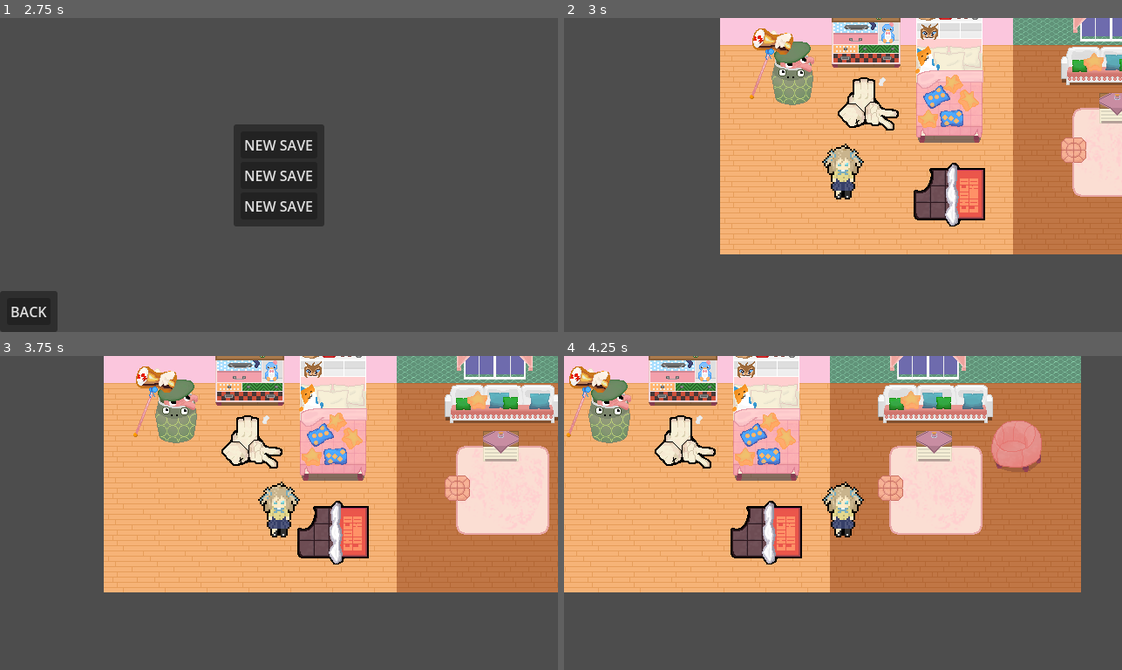
Above: before the commit, frames 1-4 (two rows, left to right).
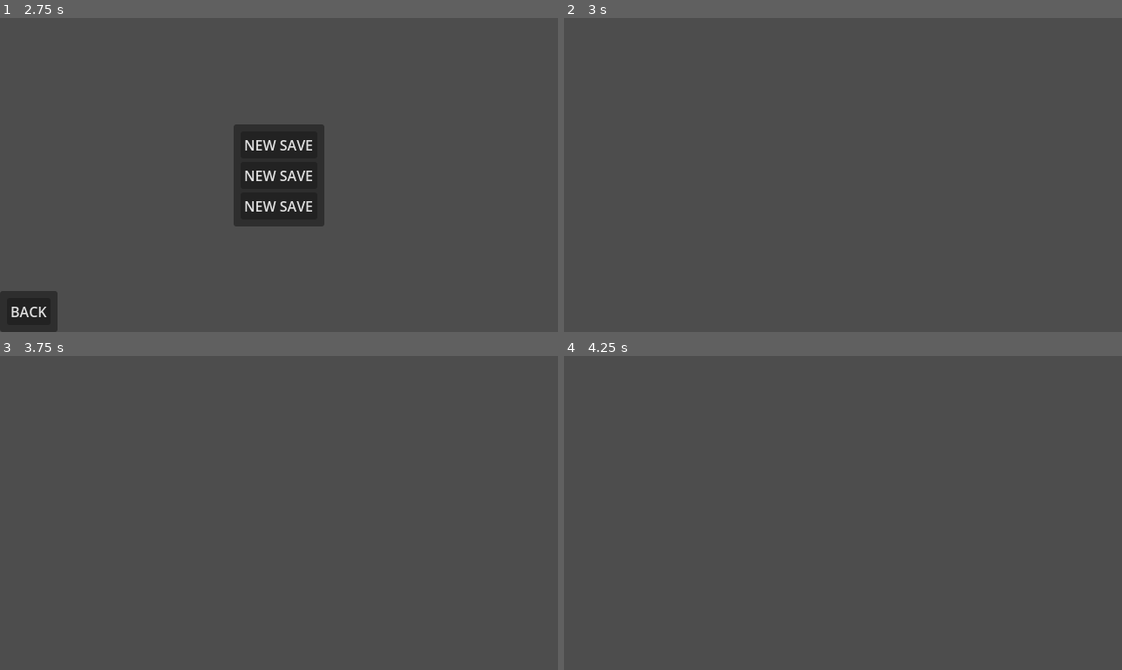
Above: after the commit, the same moments.

Repository: Team-Filtert/NeuroGEF
Game: Godot game, scene res://main.tscn
Two runs of this game, one before a commit and one after it. Both use one fixed random seed, a clock stepped at 60 frames per second and the inputs below.
Inputs:
- Up to frame 1 (2.75 s): click "OPTIONS" at 0.5 s; click "BACK" at 1.25 s; click "PLAY" at 2 s
- Up to frame 2 (3 s): click "NEW SAVE" at 2.75 s
- Up to frame 3 (3.75 s): tap Enter at 3.5 s; hold D (move_right) from 3.53 s (still down)
- Up to frame 4 (4.25 s): keep holding D (move_right)

Frame 1 is identical in both runs. In frame 2, 54% of the frame differs, in the area x 27-100%, y 0-76%; in frame 3, 61%; in frame 4, 69%, in the area x 0-93%, y 0-76%.
Error after the commit: Cannot call method 'instantiate' on a null value. (res://autoloads/scene_manager.gd:8)

Commit message:
chore: comments

Diff:
--- a/autoloads/save_manager.gd
+++ b/autoloads/save_manager.gd
@@ -1,6 +1,6 @@
 extends Node
 
-const STARTING_SCENE_PATH := "res://levels/neuro_room.tscn"
+const STARTING_SCENE_PATH := "res://levels/room.tscn"
 
 var current_save_slot := -1
 
@@ -33,4 +33,5 @@
 func new_game(slot: int) -> void:
 	current_save_slot = slot
 	Game.state = GameState.new()
+	# TODO: Add some sort of validation to check if the resource path exists
 	Game.state.current_scene_path = STARTING_SCENE_PATH
--- a/autoloads/scene_manager.gd
+++ b/autoloads/scene_manager.gd
@@ -2,6 +2,7 @@
 
 var scene_container: Node
 
+# TODO: Add some sort of validation to chech if the resource path is valid
 func change_scene_to(scene: PackedScene) -> void:
 	clear_scene()
 	scene_container.add_child(scene.instantiate())
--- a/autoloads/ui_manager.gd
+++ b/autoloads/ui_manager.gd
@@ -4,6 +4,7 @@
 var ui_stack: Array[Node] = []
 
 func push_ui(scene: PackedScene) -> void:
+	# TODO: Do something about this being hardcoded
 	if not ui_stack.is_empty():
 		ui_stack.back().hide()
 
--- a/main.gd
+++ b/main.gd
@@ -6,6 +6,8 @@
 	UIManager.push_ui(preload("res://ui/main_menu.tscn"))
 
 func _unhandled_input(event: InputEvent) -> void:
+	# TODO: Dectect game phase and allow pausing only when in game
+	# Also I think this is not the best way to do this but it works for now
 	if event.is_action_pressed("toggle_pause"):
 		UIManager.push_ui(preload("res://ui/pause_menu.tscn"))
 		get_tree().paused = true
